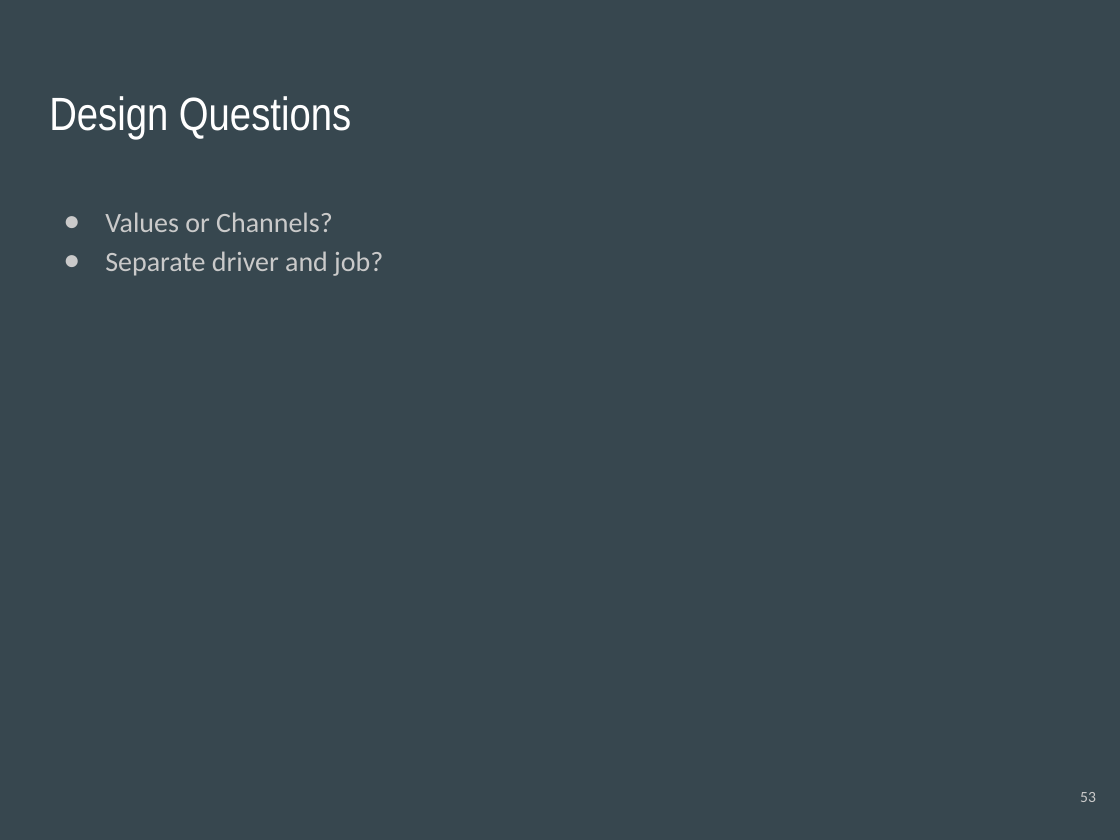
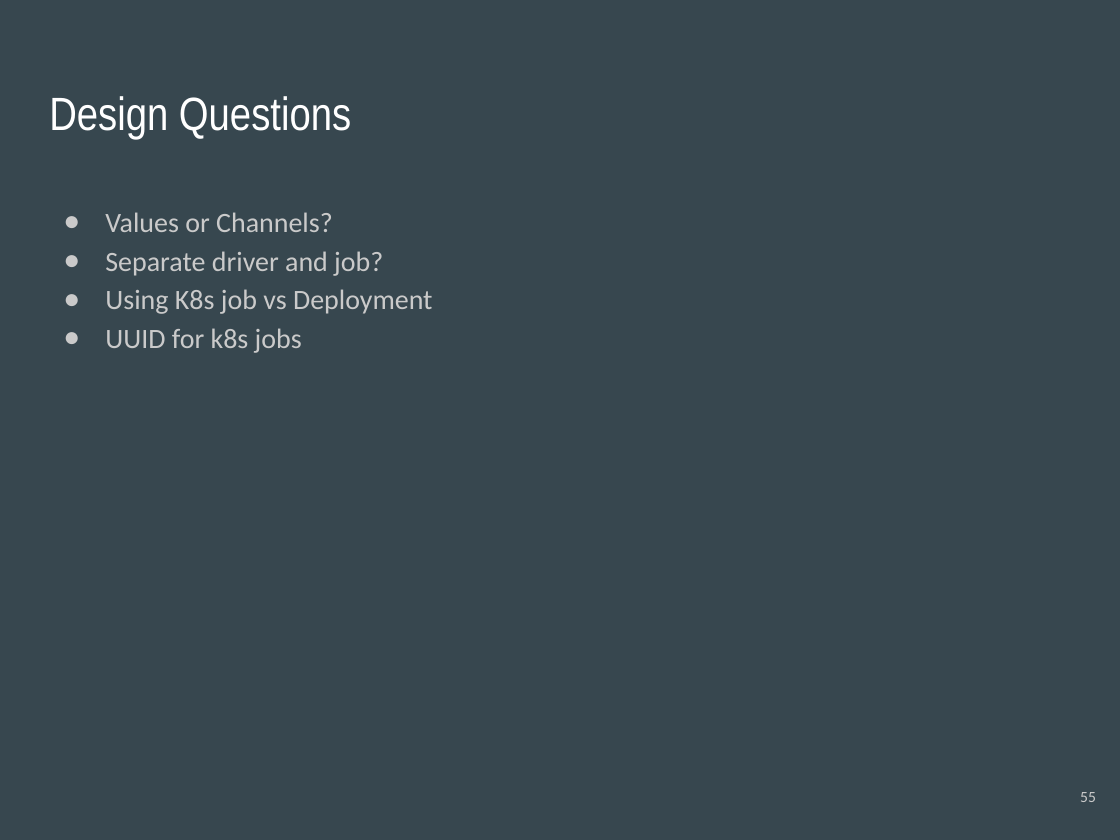
Before and after one commit to cnnrznn/cnnrznn.github.io, a slide deck: slide 55 of files/GoMR/slides-distributed.pptx (slide 53 before the commit). Drawn at 1120x840 pixels with LibreOffice and Linux fonts; fonts in the diff are those of the drawing. Boxes give left, top, right and bottom in pixels: in the first picture for what was removed or moved away, otherwise in the second. Text is boxed around its words. In the diff, an @@ line names an element or a change of style, - is before the commit and + after.

```diff
--- a/files/GoMR/slides-distributed.pptx
+++ b/files/GoMR/slides-distributed.pptx
@@ text at (105, 289, 433, 353): paragraphs added @@
+● Using K8s job vs Deployment
+● UUID for k8s jobs
@@ page number at (1080, 792, 1096, 802): text changed @@
-53
+55
```
Also in this commit, not shown: 5 other slides changed, 2 slides added.
